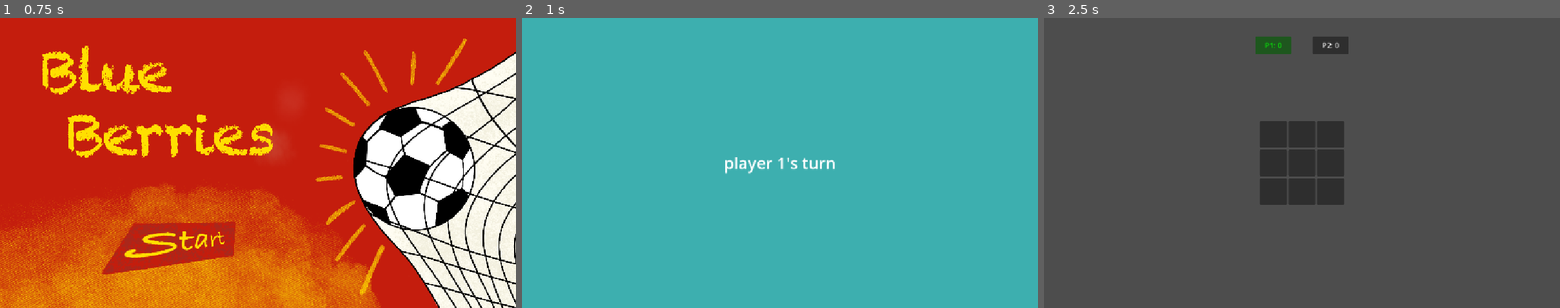
Above: before the commit, frames 1-3 (left to right).
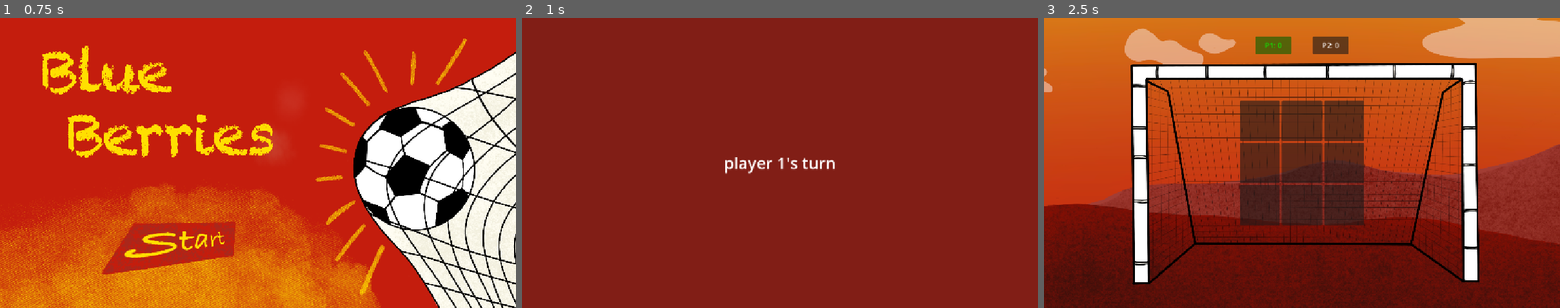
Above: after the commit, the same moments.

Repository: MaxMph/Campfire-dancepad-game
Game: Godot game, scene res://ui/main_menu.tscn
Two runs of this game, one before a commit and one after it. Both use one fixed random seed, a clock stepped at 60 frames per second and the inputs below.
Inputs:
- Up to frame 1 (0.75 s): tap Enter at 0.5 s
- Up to frame 2 (1 s): tap Space (ui_select) at 0.77 s
- Up to frame 3 (2.5 s): tap Space (ui_select) at 1.25, 1.52 s; tap Enter at 2 s

Frame 1 is identical in both runs. In frame 2, 100% of the frame differs, in the area x 0-100%, y 0-100%; in frame 3, 99%.

Commit message:
boxing and bg art

Diff:
--- a/campfire-dancepad-game/main.tscn
+++ b/campfire-dancepad-game/main.tscn
@@ -10,11 +10,13 @@
 [ext_resource type="PackedScene" uid="uid://5jwoo43xgdd1" path="res://points.tscn" id="7_5vw27"]
 [ext_resource type="AudioStream" uid="uid://c8mqs6qcse6qh" path="res://sound/dragon-studio-correct-472358.mp3" id="9_4c57u"]
 [ext_resource type="AudioStream" uid="uid://pfb5qw08dril" path="res://sound/freesound_community-wrong-47985.mp3" id="10_efxa6"]
+[ext_resource type="Texture2D" uid="uid://bfl50ofd1hhpu" path="res://art/IMG_1317.png" id="11_dg77c"]
+[ext_resource type="Texture2D" uid="uid://cofknliplcn5w" path="res://art/IMG_1316.png" id="12_ycdy4"]
 
 [sub_resource type="LabelSettings" id="LabelSettings_272bh"]
 font_size = 36
 
-[node name="main" type="Node2D" unique_id=1006754745]
+[node name="ball game" type="Node2D" unique_id=1006754745]
 
 [node name="grid" type="Node" parent="." unique_id=394295006]
 script = ExtResource("1_ig7tw")
@@ -39,66 +41,66 @@
 anchor_top = 0.5
 anchor_right = 0.5
 anchor_bottom = 0.5
-offset_left = -20.0
-offset_top = -20.0
-offset_right = 20.0
-offset_bottom = 20.0
+offset_left = -124.0
+offset_top = -124.0
+offset_right = 124.0
+offset_bottom = 124.0
 grow_horizontal = 2
 grow_vertical = 2
 columns = 3
 
 [node name="Panel" type="Panel" parent="CanvasLayer/Control/GridContainer" unique_id=1540599157]
 modulate = Color(18.892157, 0, 0, 1)
-custom_minimum_size = Vector2(60, 60)
+custom_minimum_size = Vector2(90, 90)
 layout_mode = 2
 script = ExtResource("3_h2yge")
 grid_cords = Vector2i(1, 3)
 
 [node name="Panel2" type="Panel" parent="CanvasLayer/Control/GridContainer" unique_id=768277502]
 modulate = Color(0.17937116, 0.17937116, 0.17937116, 1)
-custom_minimum_size = Vector2(60, 60)
+custom_minimum_size = Vector2(90, 90)
 layout_mode = 2
 script = ExtResource("3_h2yge")
 grid_cords = Vector2i(2, 3)
 
 [node name="Panel3" type="Panel" parent="CanvasLayer/Control/GridContainer" unique_id=933500332]
-custom_minimum_size = Vector2(60, 60)
+custom_minimum_size = Vector2(90, 90)
 layout_mode = 2
 script = ExtResource("3_h2yge")
 grid_cords = Vector2i(3, 3)
 
 [node name="Panel4" type="Panel" parent="CanvasLayer/Control/GridContainer" unique_id=1861560440]
-custom_minimum_size = Vector2(60, 60)
+custom_minimum_size = Vector2(90, 90)
 layout_mode = 2
 script = ExtResource("3_h2yge")
 grid_cords = Vector2i(1, 2)
 
 [node name="Panel5" type="Panel" parent="CanvasLayer/Control/GridContainer" unique_id=789537139]
-custom_minimum_size = Vector2(60, 60)
+custom_minimum_size = Vector2(90, 90)
 layout_mode = 2
 script = ExtResource("3_h2yge")
 grid_cords = Vector2i(2, 2)
 
 [node name="Panel6" type="Panel" parent="CanvasLayer/Control/GridContainer" unique_id=522972907]
-custom_minimum_size = Vector2(60, 60)
+custom_minimum_size = Vector2(90, 90)
 layout_mode = 2
 script = ExtResource("3_h2yge")
 grid_cords = Vector2i(3, 2)
 
 [node name="Panel7" type="Panel" parent="CanvasLayer/Control/GridContainer" unique_id=739872132]
-custom_minimum_size = Vector2(60, 60)
+custom_minimum_size = Vector2(90, 90)
 layout_mode = 2
 script = ExtResource("3_h2yge")
 grid_cords = Vector2i(1, 1)
 
 [node name="Panel8" type="Panel" parent="CanvasLayer/Control/GridContainer" unique_id=2145532958]
-custom_minimum_size = Vector2(60, 60)
+custom_minimum_size = Vector2(90, 90)
 layout_mode = 2
 script = ExtResource("3_h2yge")
 grid_cords = Vector2i(2, 1)
 
 [node name="Panel9" type="Panel" parent="CanvasLayer/Control/GridContainer" unique_id=617246720]
-custom_minimum_size = Vector2(60, 60)
+custom_minimum_size = Vector2(90, 90)
 layout_mode = 2
 script = ExtResource("3_h2yge")
 grid_cords = Vector2i(3, 1)
@@ -124,7 +126,7 @@
 anchor_bottom = 1.0
 grow_horizontal = 2
 grow_vertical = 2
-color = Color(0.23921569, 0.6862745, 0.6862745, 1)
+color = Color(0.5058824, 0.11764706, 0.08627451, 1)
 
 [node name="Label" type="Label" parent="CanvasLayer/Control/ColorRect" unique_id=169040659]
 layout_mode = 1
@@ -151,3 +153,13 @@
 
 [node name="miss" type="AudioStreamPlayer" parent="Node" unique_id=595304797]
 stream = ExtResource("10_efxa6")
+
+[node name="Img1317" type="Sprite2D" parent="." unique_id=1384103977]
+position = Vector2(575, 214)
+scale = Vector2(0.6, 0.6)
+texture = ExtResource("11_dg77c")
+
+[node name="Img1316" type="Sprite2D" parent="." unique_id=1209679885]
+position = Vector2(582, 349)
+scale = Vector2(0.4, 0.4)
+texture = ExtResource("12_ycdy4")
--- a/campfire-dancepad-game/points.gd
+++ b/campfire-dancepad-game/points.gd
@@ -10,5 +10,3 @@
 func add_points(a: int):
 	points += 1
 	%"points label".text = "P" + str(player_num) + ": " + str(points)
-	if points >= 6:
-		get_tree().change_scene_to_file("res://ui/main_menu.tscn")
--- a/campfire-dancepad-game/scripts/grid.gd
+++ b/campfire-dancepad-game/scripts/grid.gd
@@ -104,6 +104,7 @@
 		#if was_blocked  == true:
 			#break
 
+
 	if was_blocked == false:
 		#print("goal!")
 		#points += 1#points_per
@@ -129,6 +130,12 @@
 		print(get_ui_square(hit).modulate)
 
 	await get_tree().create_timer(1).timeout
+
+	for i in $"../CanvasLayer/Control/score".get_children():
+		if i.points >= 4:
+			get_tree().change_scene_to_file("res://ui/main_menu.tscn")
+			return
+
 	turn_intro()
 	#reset()
 
@@ -146,7 +153,7 @@
 
 func show_blocked():
 	for z in $"../CanvasLayer/Control/GridContainer".get_children():
-		z.modulate = Color.WHITE
+		z.modulate =  Color.WHITE #Color(6.951, 3.662, 4.925) #Color(6.951, 0.004, 5.08)# Color.WHITE
 
 	for i in blocked:
 		get_ui_square(i).modulate = Color.BLACK
--- /dev/null
+++ b/campfire-dancepad-game/ui/boxing.gd
@@ -0,0 +1,99 @@
+extends Node
+
+var grid_size = 3
+
+@export var players: int = 2
+@export var turn: int = 0
+
+var target: Vector2i
+
+@export var points_ui: PackedScene
+
+var awaiting_input = true
+
+func _ready() -> void:
+	turn_intro()
+	for i in players:
+		var new_points = points_ui.instantiate()
+		new_points.player_num = i + 1
+		$"../CanvasLayer/Control/score".add_child(new_points)
+	$"../CanvasLayer/Control/score".color_scoreboard(turn)
+
+func turn_intro():
+	show_target()
+	if turn == players:
+		get_tree().change_scene_to_file("res://ui/main_menu.tscn")
+		return
+	turn += 1
+	$"../CanvasLayer/Control/ColorRect/Label".text = "player " + str(turn) + "'s turn"
+	$"../CanvasLayer/Control/score".color_scoreboard(turn)
+	$"../CanvasLayer/Control/ColorRect".show()
+	await get_tree().create_timer(1.5).timeout
+	$"../CanvasLayer/Control/ColorRect".hide()
+	awaiting_input = true
+	$"../round timer".start()
+
+
+func _process(delta: float) -> void:
+	$"../CanvasLayer/Control/time".text = $"../round timer".t
+	if awaiting_input:
+		check_input()
+
+func check_input():
+	var hit = null
+	if Input.is_action_just_pressed("bottom_left"):
+		hit(Vector2i(1,1))
+	if Input.is_action_just_pressed("bottom_middle"):
+		hit(Vector2i(2,1))
+	if Input.is_action_just_pressed("bottom_right"):
+		hit(Vector2i(3,1))
+	if Input.is_action_just_pressed("middle_left"):
+		hit(Vector2i(1,2))
+	if Input.is_action_just_pressed("middle_middle"):
+		hit(Vector2i(2,2))
+	if Input.is_action_just_pressed("middle_right"):
+		hit(Vector2i(3,2))
+	if Input.is_action_just_pressed("top_left"):
+		hit(Vector2i(1,3))
+	if Input.is_action_just_pressed("top_middle"):
+		hit(Vector2i(2,3))
+	if Input.is_action_just_pressed("top_right"):
+		hit(Vector2i(3,3))
+
+func show_target():
+	for z in $"../CanvasLayer/Control/GridContainer".get_children():
+		z.modulate = Color.WHITE
+
+	target = Vector2i(randi_range(1, grid_size), randi_range(1, grid_size))
+	get_ui_square(target).modulate = Color(0.0, 18.892, 0.0)
+
+func hit(square):
+
+	if square == target:
+		#get_ui_square(turn - 1)
+		$"../CanvasLayer/Control/score".get_child(turn - 1).add_points(1)
+		$"../Node/goal".play()
+	else:
+		$"../CanvasLayer/Control/score".get_child(turn - 1).add_points(-1)
+		$"../Node/miss".play()
+
+	show_target()
+	#awaiting_input = false
+	#var was_blocked = false
+	#for i in blocked:
+		#if i == square:
+			#was_blocked = true
+			#print("blocked :(")
+			#post_shot(square, 0)
+			#break
+#
+		#post_shot(square, 1)
+
+func get_ui_square(cords: Vector2i):
+	for i in $"../CanvasLayer/Control/GridContainer".get_children():
+		if cords == i.grid_cords:
+			return i
+
+
+func _on_round_timer_timeout() -> void:
+	turn_intro()
--- /dev/null
+++ b/campfire-dancepad-game/ui/boxing.tscn
@@ -0,0 +1,167 @@
+[gd_scene format=3 uid="uid://3mxfitb1t31d"]
+
+[ext_resource type="Script" uid="uid://dloym2gsk3q0d" path="res://scripts/grid_res/square.gd" id="1_hpvae"]
+[ext_resource type="Script" uid="uid://b6jqajxpo16s8" path="res://ui/boxing.gd" id="1_i4iqw"]
+[ext_resource type="PackedScene" uid="uid://5jwoo43xgdd1" path="res://points.tscn" id="2_2kq6x"]
+[ext_resource type="AudioStream" uid="uid://c8mqs6qcse6qh" path="res://sound/dragon-studio-correct-472358.mp3" id="2_i4iqw"]
+[ext_resource type="Script" uid="uid://5diyg2x2cp3p" path="res://ui/score.gd" id="3_2kq6x"]
+[ext_resource type="AudioStream" uid="uid://pfb5qw08dril" path="res://sound/freesound_community-wrong-47985.mp3" id="3_pa8ws"]
+
+[sub_resource type="LabelSettings" id="LabelSettings_2kq6x"]
+font_size = 36
+
+[node name="boxing" type="Node2D" unique_id=1053027048]
+
+[node name="grid" type="Node" parent="." unique_id=931421490]
+script = ExtResource("1_i4iqw")
+points_ui = ExtResource("2_2kq6x")
+
+[node name="CanvasLayer" type="CanvasLayer" parent="." unique_id=44967513]
+
+[node name="Control" type="Control" parent="CanvasLayer" unique_id=712593941]
+layout_mode = 3
+anchors_preset = 15
+anchor_right = 1.0
+anchor_bottom = 1.0
+grow_horizontal = 2
+grow_vertical = 2
+
+[node name="GridContainer" type="GridContainer" parent="CanvasLayer/Control" unique_id=327710928]
+layout_mode = 1
+anchors_preset = 8
+anchor_left = 0.5
+anchor_top = 0.5
+anchor_right = 0.5
+anchor_bottom = 0.5
+offset_left = -20.0
+offset_top = -20.0
+offset_right = 20.0
+offset_bottom = 20.0
+grow_horizontal = 2
+grow_vertical = 2
+columns = 3
+
+[node name="Panel" type="Panel" parent="CanvasLayer/Control/GridContainer" unique_id=2081086354]
+modulate = Color(18.892157, 0, 0, 1)
+custom_minimum_size = Vector2(60, 60)
+layout_mode = 2
+script = ExtResource("1_hpvae")
+grid_cords = Vector2i(1, 3)
+
+[node name="Panel2" type="Panel" parent="CanvasLayer/Control/GridContainer" unique_id=1893703219]
+modulate = Color(0.17937116, 0.17937116, 0.17937116, 1)
+custom_minimum_size = Vector2(60, 60)
+layout_mode = 2
+script = ExtResource("1_hpvae")
+grid_cords = Vector2i(2, 3)
+
+[node name="Panel3" type="Panel" parent="CanvasLayer/Control/GridContainer" unique_id=926482250]
+custom_minimum_size = Vector2(60, 60)
+layout_mode = 2
+script = ExtResource("1_hpvae")
+grid_cords = Vector2i(3, 3)
+
+[node name="Panel4" type="Panel" parent="CanvasLayer/Control/GridContainer" unique_id=386056514]
+custom_minimum_size = Vector2(60, 60)
+layout_mode = 2
+script = ExtResource("1_hpvae")
+grid_cords = Vector2i(1, 2)
+
+[node name="Panel5" type="Panel" parent="CanvasLayer/Control/GridContainer" unique_id=1778672081]
+custom_minimum_size = Vector2(60, 60)
+layout_mode = 2
+script = ExtResource("1_hpvae")
+grid_cords = Vector2i(2, 2)
+
+[node name="Panel6" type="Panel" parent="CanvasLayer/Control/GridContainer" unique_id=1819984181]
+custom_minimum_size = Vector2(60, 60)
+layout_mode = 2
+script = ExtResource("1_hpvae")
+grid_cords = Vector2i(3, 2)
+
+[node name="Panel7" type="Panel" parent="CanvasLayer/Control/GridContainer" unique_id=1738192942]
+custom_minimum_size = Vector2(60, 60)
+layout_mode = 2
+script = ExtResource("1_hpvae")
+grid_cords = Vector2i(1, 1)
+
+[node name="Panel8" type="Panel" parent="CanvasLayer/Control/GridContainer" unique_id=190752250]
+custom_minimum_size = Vector2(60, 60)
+layout_mode = 2
+script = ExtResource("1_hpvae")
+grid_cords = Vector2i(2, 1)
+
+[node name="Panel9" type="Panel" parent="CanvasLayer/Control/GridContainer" unique_id=1183583908]
+custom_minimum_size = Vector2(60, 60)
+layout_mode = 2
+script = ExtResource("1_hpvae")
+grid_cords = Vector2i(3, 1)
+
+[node name="score" type="HBoxContainer" parent="CanvasLayer/Control" unique_id=1932289727]
+layout_mode = 1
+anchors_preset = 5
+anchor_left = 0.5
+anchor_right = 0.5
+offset_left = -20.0
+offset_top = 41.0
+offset_right = 20.0
+offset_bottom = 81.0
+grow_horizontal = 2
+theme_override_constants/separation = 40
+alignment = 1
+script = ExtResource("3_2kq6x")
+
+[node name="ColorRect" type="ColorRect" parent="CanvasLayer/Control" unique_id=49444624]
+visible = false
+layout_mode = 1
+anchors_preset = 15
+anchor_right = 1.0
+anchor_bottom = 1.0
+grow_horizontal = 2
+grow_vertical = 2
+color = Color(0.23921569, 0.6862745, 0.6862745, 1)
+
+[node name="Label" type="Label" parent="CanvasLayer/Control/ColorRect" unique_id=382120009]
+layout_mode = 1
+anchors_preset = 8
+anchor_left = 0.5
+anchor_top = 0.5
+anchor_right = 0.5
+anchor_bottom = 0.5
+offset_left = -21.5
+offset_top = -25.0
+offset_right = 21.5
+offset_bottom = 25.0
+grow_horizontal = 2
+grow_vertical = 2
+text = "p1"
+label_settings = SubResource("LabelSettings_2kq6x")
+horizontal_alignment = 1
+vertical_alignment = 1
+
+[node name="time" type="Label" parent="CanvasLayer/Control" unique_id=790031548]
+layout_mode = 1
+anchors_preset = 5
+anchor_left = 0.5
+anchor_right = 0.5
+offset_left = -20.0
+offset_top = 108.0
+offset_right = 20.0
+offset_bottom = 131.0
+grow_horizontal = 2
+horizontal_alignment = 1
+vertical_alignment = 1
+
+[node name="Node" type="Node" parent="." unique_id=1845318765]
+
+[node name="goal" type="AudioStreamPlayer" parent="Node" unique_id=1700539033]
+stream = ExtResource("2_i4iqw")
+
+[node name="miss" type="AudioStreamPlayer" parent="Node" unique_id=147590912]
+stream = ExtResource("3_pa8ws")
+
+[node name="round timer" type="Timer" parent="." unique_id=559922903]
+wait_time = 15.0
+one_shot = true
+
+[connection signal="timeout" from="round timer" to="grid" method="_on_round_timer_timeout"]
--- /dev/null
+++ b/campfire-dancepad-game/ui/score.gd
@@ -0,0 +1,17 @@
+extends HBoxContainer
+
+
+func _ready() -> void:
+	pass
+
+
+func _process(delta: float) -> void:
+	pass
+
+func color_scoreboard(turn: int):
+	for i in get_children():
+		i.modulate = Color.WHITE
+	#$"../CanvasLayer/Control/score".get_child(turn - 1).modulate = Color(0.0, 3.705, 0.0)
+	for i in get_children():
+		if i.player_num == turn:
+			i.modulate = Color(0.0, 3.705, 0.0)
Binary file added: campfire-dancepad-game/art/IMG_1316.png
Not shown, added: campfire-dancepad-game/art/IMG_1316.png.import
Binary file added: campfire-dancepad-game/art/IMG_1317.png
Not shown, added: campfire-dancepad-game/art/IMG_1317.png.import
Not shown, added: campfire-dancepad-game/ui/boxing.gd.uid
Not shown, added: campfire-dancepad-game/ui/score.gd.uid
